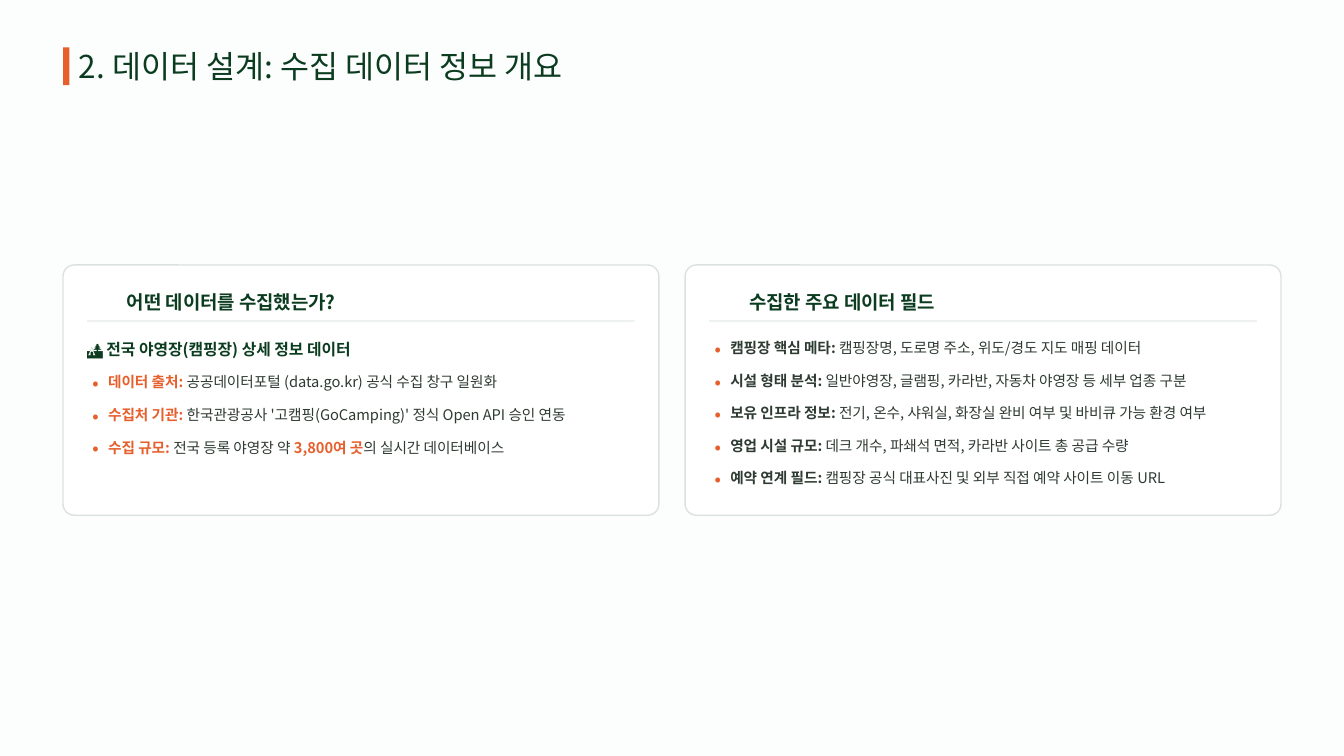
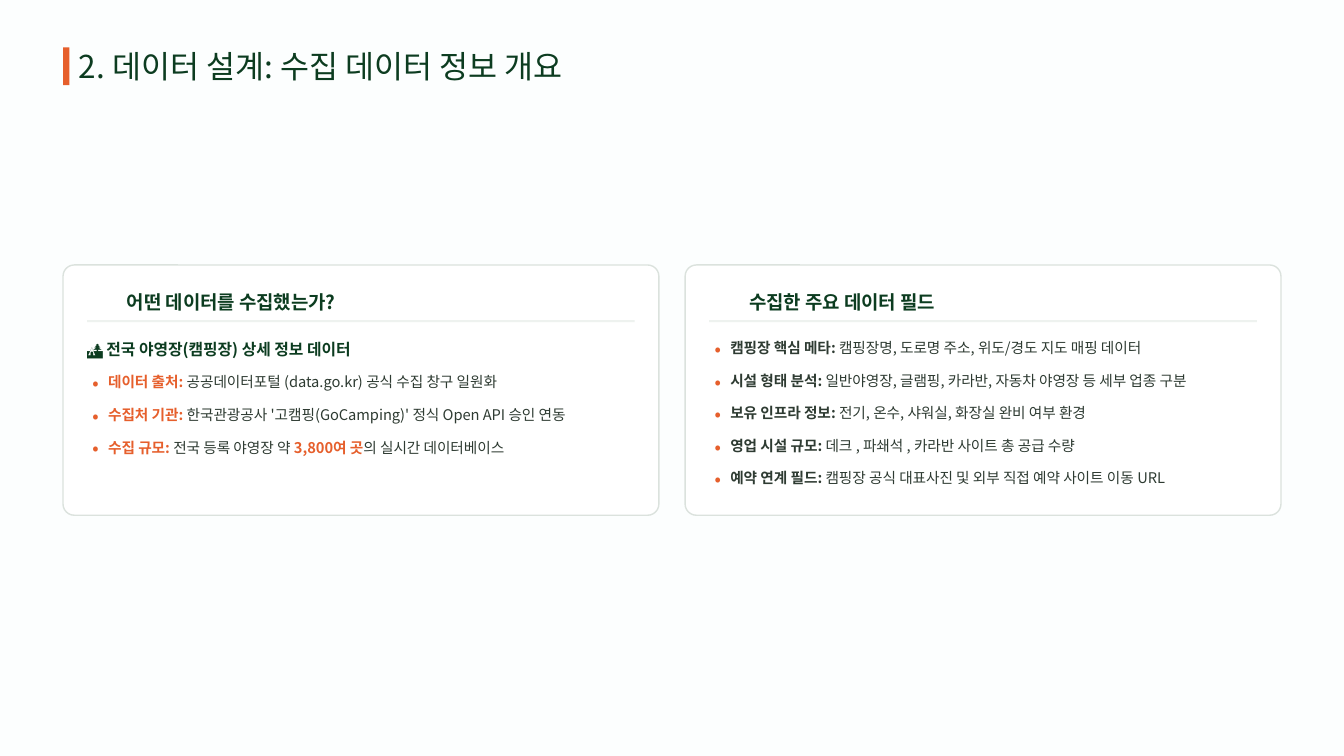
Before and after one commit to leejw4992-a11y/camping_scrapper, a slide deck: slide 3 of 캠핑_17기이정우.pptx. Drawn at 1344x756 pixels with LibreOffice and Linux fonts; fonts in the diff are those of the drawing; background and template pictures are left out. Boxes give left, top, right and bottom in pixels: in the first picture for what was removed or moved away, otherwise in the second. Text is boxed around its words. In the diff, an @@ line names an element or a change of style, - is before the commit and + after.

```diff
--- a/캠핑_17기이정우.pptx
+++ b/캠핑_17기이정우.pptx
@@ text at box(730, 405, 1086, 421): text changed @@
-보유 인프라 정보: 전기, 온수, 샤워실, 화장실 완비 여부 및 바비큐 가능 환경 여부
+보유 인프라 정보: 전기, 온수, 샤워실, 화장실 완비 여부 환경
@@ text at box(730, 438, 1075, 453): text changed @@
-영업 시설 규모: 데크 개수, 파쇄석 면적, 카라반 사이트 총 공급 수량
+영업 시설 규모: 데크 , 파쇄석 , 카라반 사이트 총 공급 수량
```
Also in this commit, not shown: 4 other slides changed, 2 other files.
